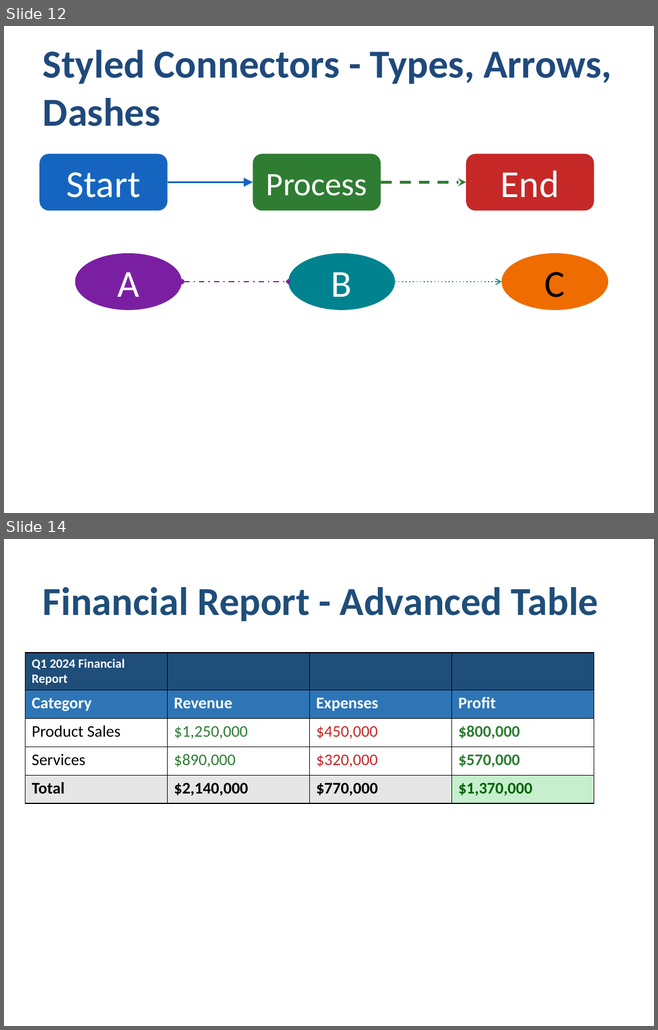
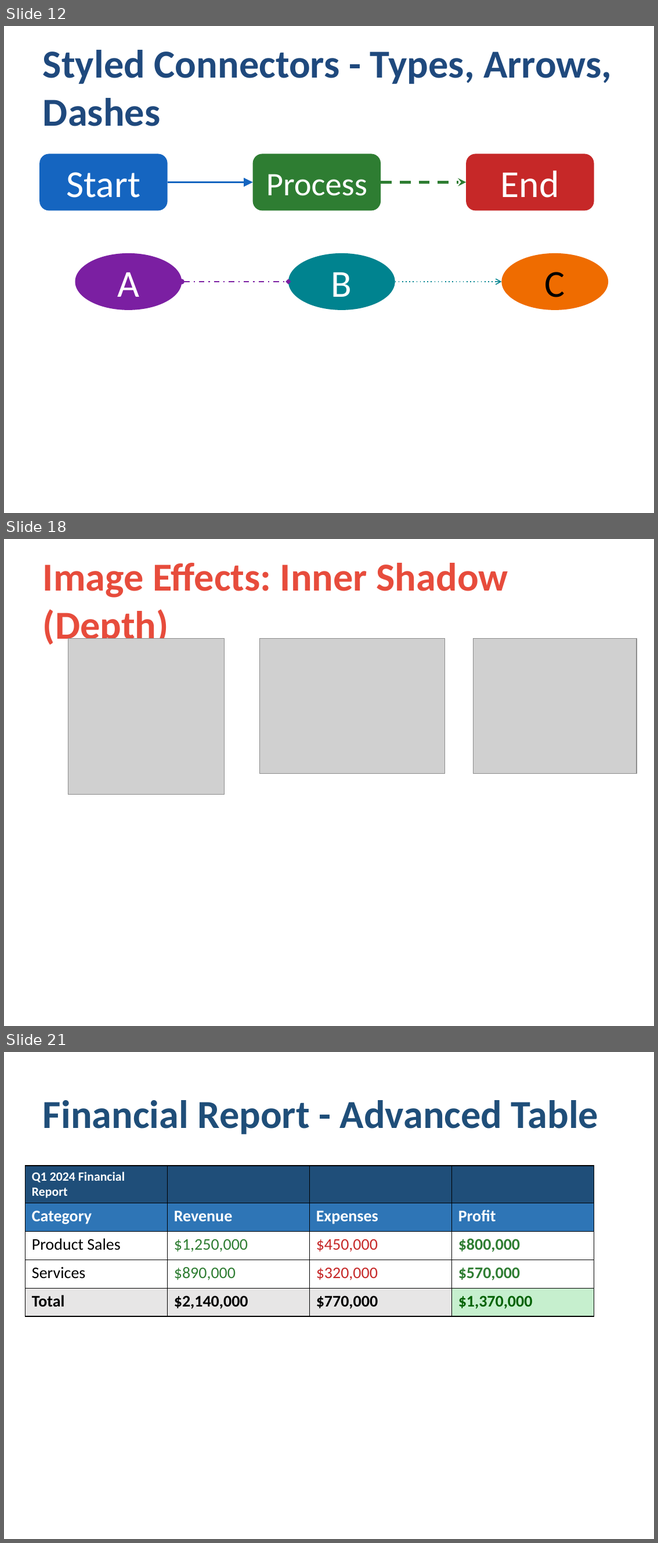
Before and after one commit to yingkitw/ppt-rs, a slide deck: comprehensive_demo.pptx. Shown one above the other, each under a label of ours: slides 12 and 14 before the commit, slides 12, 18 and 21 after it; the slides between them are not shown. The pictures are 658x1030 and 658x1543 pixels, drawn with LibreOffice and Linux fonts; fonts in the diff are those of the drawing; grey boxes stand for pictures. Boxes give left, top, right and bottom in pixels: in the first picture for what was removed or moved away, otherwise in the second. Text is boxed around its words. In the diff, an @@ line names an element or a change of style, - is before the commit and + after.

Commit message:
feat(v0.2.10): add image effects system with 8 professional visual effects
- Add ImageEffect enum supporting Shadow, Reflection, Glow, SoftEdges, InnerShadow, Blur
- Implement ImageBuilder methods: build_with_shadow(), build_with_reflection(), build_with_glow(), build_with_soft_edges(), build_with_inner_shadow(), build_with_blur(), build_with_crop(), build_with_effects()
- Add percentage-based cropping (0.0-1.0) for left/top/right/bottom via <a:srcRect>
- Generate OOXML <a:effectLst> with <a:ou

```diff
--- a/comprehensive_demo.pptx
+++ b/comprehensive_demo.pptx
@@ slide 18 added at bbox=[4, 539, 654, 1026], background #FFFFFF @@
@@ text added at bbox=[43, 563, 508, 648], 44 pt, text #E74C3C, bold @@
+Image Effects: Inner Shadow (Depth)
@@ picture added at bbox=[68, 638, 224, 795] @@
@@ picture added at bbox=[260, 638, 444, 773] @@
@@ picture added at bbox=[473, 638, 637, 773] @@
@@ what was slide 14 is now slide 21 @@
```
Also in this commit, not shown: 7 other slides added, 1 slide removed, 15 other files.
